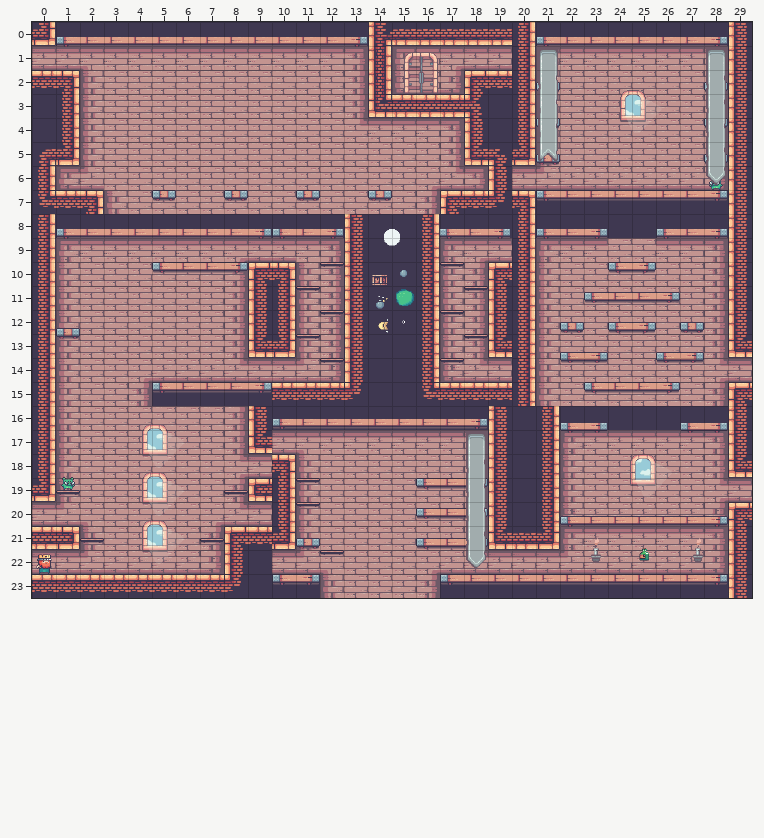
A Tiled map gets an edit: world/maps/level_3.tmx. Above is the file before it was changed.
Cells are 32x32 px. Shown: x 0..29, y 0..23.
New version:
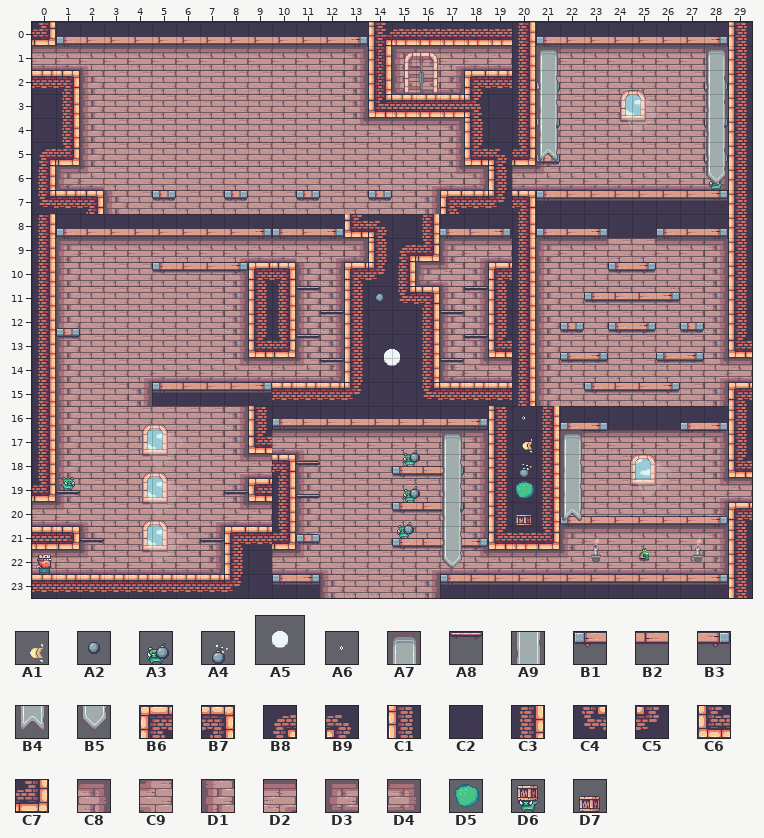
Key: from "character_cannonsnpigs": A1 5 "muzzle_flash", A2 8 "cannonball"; from "character_pigbomb": A3 4 "sleeping", A4 26 "bomb_on"; from "common_items_bomb": A5 5 "boom"; from "gfx_bubbles": A6 0 "bubble_blow"; from "gfx_castle_decorations": A7 0, A8 4, A9 8, B1 9, B2 10, B3 11, B4 16, B5 24; from "gfx_levels_castle_tiles": B6 0, B7 2, B8 4, B9 5, C1 12, C2 13, C3 14, C4 16, C5 17, C6 24, C7 26, C8 50, C9 54, D1 60, D2 76, D3 84, D4 86; from "gfx_pig": D5 24 "poof"; from "pig_crate": D6 5 "sleeping", D7 34 "crate".
__ is an empty cell.
Objects are placed by their top-left corner, in cells (3,4 is the top-left corner of cell 3,4); size is 1x1 cell unless given.
The edit:
{"where": "layer \"lvl_3_bg\""}
{"y":8,"x":13,"old":"C1 C2","new":"C6 B9"}
{"y":9,"x":12,"old":"C8 C1 C2 C2 C3","new":"D2 D4 C1 B8 C7"}
{"y":10,"x":13,"old":"C1 C2 C2 C3 D1","new":"B6 C5 C3 D3 C9"}
{"y":11,"x":15,"old":"C2 C3","new":"C4 B7"}
{"where": "layer \"lvl_3_mood\""}
{"was": "A8 at 11,19", "now": "A8 at 11,18.3"}
{"was": "B3 at 18,19", "now": "B3 at 17,18.5"}
{"was": "B1 at 16,19", "now": "B1 at 15,18.5"}
{"was": "A8 at 11,20", "now": "A8 at 11,19.7"}
{"was": "B3 at 18,20.2", "now": "B3 at 17,20"}
{"was": "B1 at 16,20.2", "now": "B1 at 15,20"}
{"was": "B1 at 16,21.5", "now": "B1 at 15,21.5"}
{"now": "B2 at 16,18.5"}
{"now": "B2 at 16,20"}
{"now": "B2 at 16,21.5"}
{"was": "A8 at 12,10"}
{"was": "A8 at 17,10"}
{"was": "A3 \"sleeping\" at 18,18"}
{"was": "B2 at 17,19"}
{"was": "D6 \"sleeping\" at 18,19.2"}
{"was": "B2 at 17,20.2"}
{"was": "D6 \"sleeping\" at 18,20.5"}
{"was": "A8 at 12,22"}
{"where": "layer \"lvl_3_obj\""}
{"was": "A2 \"cannonball_proto\" at 15,10", "now": "A2 \"cannonball_proto\" at 14,11"}
{"was": "A5 \"boom_proto\" at 14,8 size 2x2", "now": "A5 \"boom_proto\" at 14,13 size 2x2"}
{"was": "A6 \"bubble_proto\" at 15,12", "now": "A6 \"bubble_proto\" at 20,16"}
{"was": "A1 \"cannonmuzzle_proto\" at 14,12", "now": "A1 \"cannonmuzzle_proto\" at 20,17"}
{"was": "A4 \"bomb_proto\" at 14,11", "now": "A4 \"bomb_proto\" at 20,18"}
{"was": "D5 \"pigpoof_proto\" at 15,11", "now": "D5 \"pigpoof_proto\" at 20,19"}
{"was": "D7 \"crate_proto\" at 14,10", "now": "D7 \"crate_proto\" at 20,20"}
{"now": "A3 \"pig_bomb\" at 15.2,17.5"}
{"now": "A3 \"pig_bomb\" at 15.2,19"}
{"now": "A3 \"pig_bomb\" at 15,20.5"}
{"where": "layer \"lvl_3_fg\""}
{"was": "A7 at 18,17", "now": "A7 at 17,17"}
{"was": "A9 at 18,18", "now": "A9 at 17,18"}
{"was": "A9 at 18,19", "now": "A9 at 17,19"}
{"was": "A9 at 18,20", "now": "A9 at 17,20"}
{"was": "A9 at 18,21", "now": "A9 at 17,21"}
{"was": "B5 at 18,22", "now": "B5 at 17,22"}
{"now": "A7 at 22,17"}
{"now": "A9 at 22,18"}
{"now": "A9 at 22,19"}
{"now": "B4 at 22,20"}
{"label":"changed","picture_box":[320,214,464,366]}
{"label":"new place","picture_box":[516,416,535,525]}
{"label":"changed","picture_box":[392,433,488,568]}
{"label":"added","picture_box":[562,430,582,521]}
{"label":"changed","picture_box":[296,461,320,507]}
{"label":"removed","picture_box":[320,550,344,555]}
